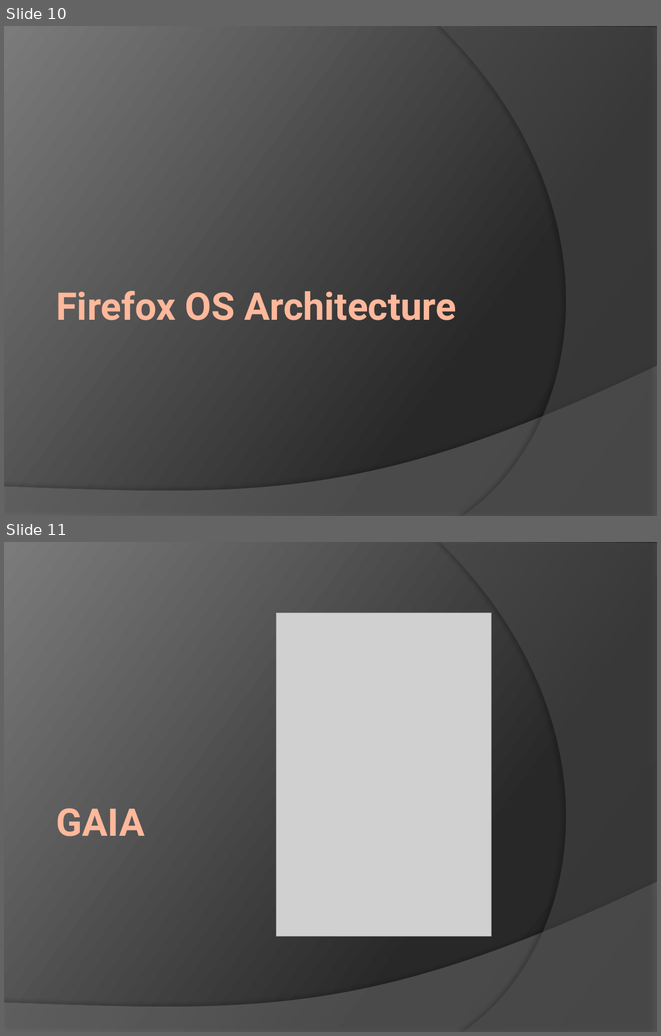
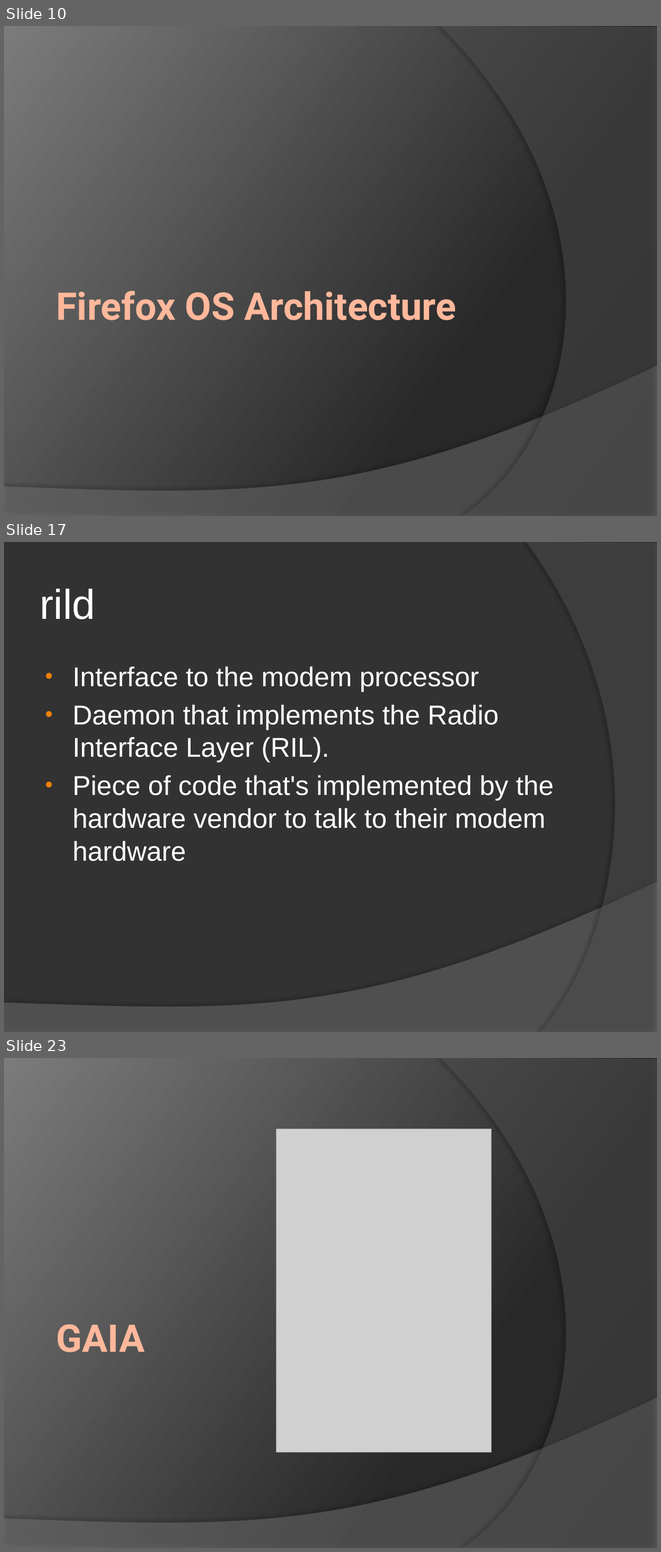
Before and after one commit to ymihaylov/Firefox-OS-Documentation-Project, a slide deck: Firefox OS.pptx. Shown one above the other, each under a label of ours: slides 10 and 11 before the commit, slides 10, 17 and 23 after it; the slides between them are not shown. The pictures are 661x1036 and 661x1552 pixels, drawn with LibreOffice and Linux fonts; fonts in the diff are those of the drawing; grey boxes stand for pictures. Boxes give left, top, right and bottom in pixels: in the first picture for what was removed or moved away, otherwise in the second. Text is boxed around its words. In the diff, an @@ line names an element or a change of style, - is before the commit and + after.

```diff
--- a/Firefox OS.pptx
+++ b/Firefox OS.pptx
@@ slide 17 added at (4,542,657,1032), background #323232; not listed: 1 template element that a slide beside it also shows @@
@@ freeform shape added at (527,542,657,1032), fill #5E5E5E at 40% opacity @@
@@ title added at (40,589,96,619), 46 pt, text #FFFFFF @@
+rild
@@ text added at (72,667,554,861), 30 pt, text #FFFFFF @@
+• Interface to the modem processor
+• Daemon that implements the Radio Interface Layer (RIL).
+• Piece of code that's implemented by the hardware vendor to talk to their modem hardware
@@ what was slide 11 is now slide 23 @@
```
Also in this commit, not shown: 11 other slides added.
